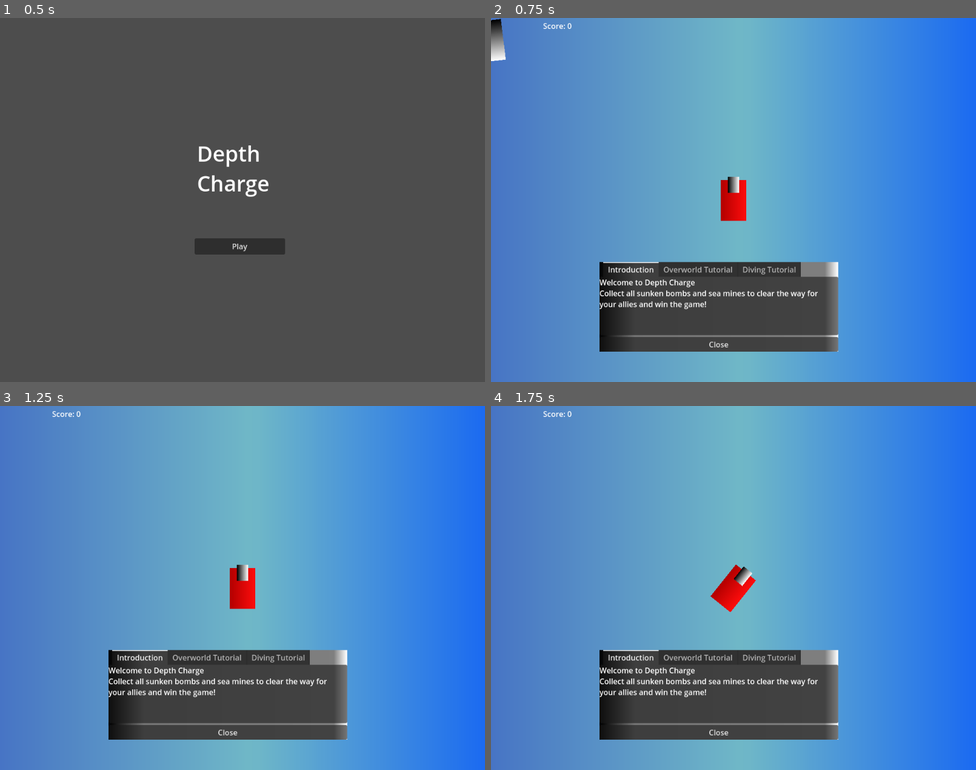
Above: before the commit, frames 1-4 (two rows, left to right).
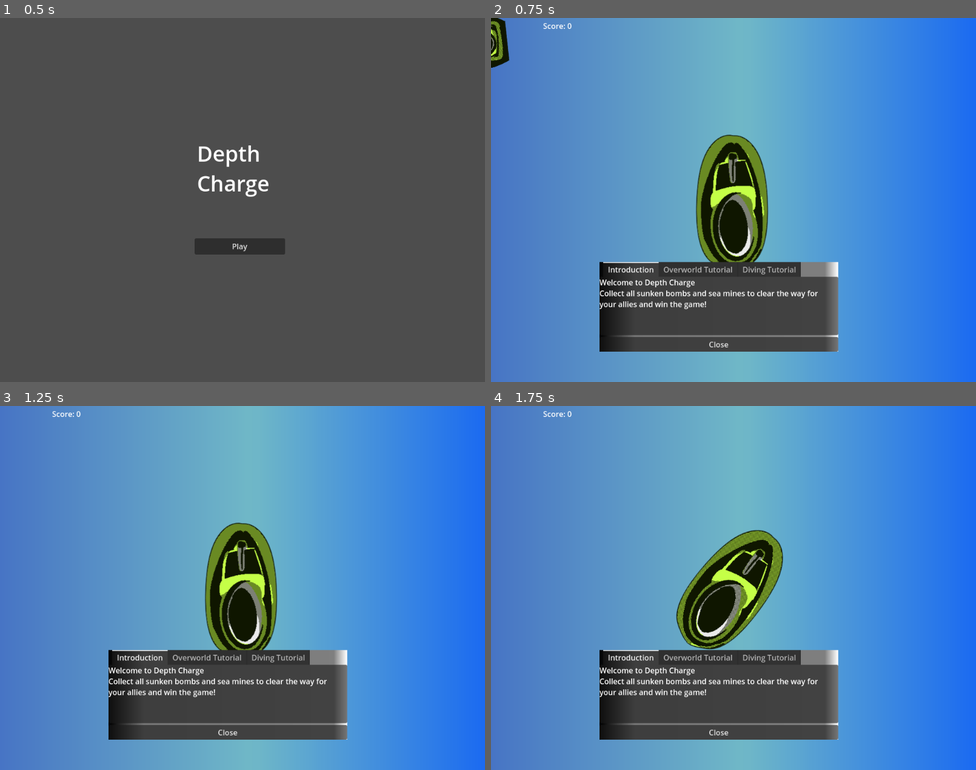
Above: after the commit, the same moments.

Repository: malceore/LD57
Game: Godot game, scene res://scenes/main/main_game.tscn
Same seed, same stepped clock (60 frames per second), same inputs: the game is played once before the commit and once after it.
Inputs:
- Up to frame 1 (0.5 s): no input
- Up to frame 2 (0.75 s): click "Play" at 0.5 s
- Up to frame 3 (1.25 s): no input
- Up to frame 4 (1.75 s): tap Enter at 1.25 s; hold Right (right) from 1.28 s (still down); tap E (dive) at 1.35 s

Frame 1 is identical in both runs. In frame 2, 4.9% of the frame differs, in the area x 0-58%, y 0-68%; in frame 3, 4.5%; in frame 4, 4.6%.

Commit message:
added some final graphics sprites to resources.

Diff:
--- a/scenes/bomb/bomb.tscn
+++ b/scenes/bomb/bomb.tscn
@@ -1,6 +1,7 @@
-[gd_scene load_steps=5 format=3 uid="uid://6810kunj2ydg"]
+[gd_scene load_steps=6 format=3 uid="uid://6810kunj2ydg"]
 
 [ext_resource type="Script" uid="uid://cyua0k844dap5" path="res://scenes/bomb/bomb.gd" id="1_yj6gm"]
+[ext_resource type="Texture2D" uid="uid://caefocwuwamlg" path="res://art/dither_art_ld57.png" id="2_rqjch"]
 
 [sub_resource type="CircleShape2D" id="CircleShape2D_rqjch"]
 radius = 50.1597
@@ -18,6 +19,7 @@
 script = ExtResource("1_yj6gm")
 
 [node name="graphic" type="Polygon2D" parent="."]
+visible = false
 position = Vector2(0, 9)
 color = Color(0.821004, 0.747525, 0.908327, 1)
 polygon = PackedVector2Array(-47, 6, -16, 35, 21, 34, 52, 8, 52, -29, 19, -50, -20, -50, -48, -21)
@@ -51,5 +53,24 @@
 hue_variation_min = -0.53
 hue_variation_max = 0.61
 
+[node name="sprites" type="Node2D" parent="."]
+
+[node name="Sprite2D" type="Sprite2D" parent="sprites"]
+texture = ExtResource("2_rqjch")
+region_enabled = true
+region_rect = Rect2(687.692, 29.2888, 174.361, 198.319)
+
+[node name="Sprite2D2" type="Sprite2D" parent="sprites"]
+visible = false
+texture = ExtResource("2_rqjch")
+region_enabled = true
+region_rect = Rect2(396.203, 162.389, 187.671, 98.494)
+
+[node name="Sprite2D3" type="Sprite2D" parent="sprites"]
+visible = false
+texture = ExtResource("2_rqjch")
+region_enabled = true
+region_rect = Rect2(469.408, 6.66177, 171.699, 138.424)
+
 [connection signal="body_entered" from="." to="." method="_on_body_entered"]
 [connection signal="body_entered" from="Area2D" to="." method="_on_area_2d_body_entered"]
--- a/scenes/enemy_ship/enemy_ship.tscn
+++ b/scenes/enemy_ship/enemy_ship.tscn
@@ -1,4 +1,6 @@
-[gd_scene load_steps=5 format=3 uid="uid://d1ehpky7b03ut"]
+[gd_scene load_steps=6 format=3 uid="uid://d1ehpky7b03ut"]
+
+[ext_resource type="Texture2D" uid="uid://caefocwuwamlg" path="res://art/dither_art_ld57.png" id="1_dmncq"]
 
 [sub_resource type="GDScript" id="GDScript_gi0ku"]
 script/source = "extends CharacterBody2D
@@ -44,6 +46,7 @@
 polygon = PackedVector2Array(-315, 302, 152, 302, -56, -15)
 
 [node name="TextureRect" type="TextureRect" parent="."]
+visible = false
 offset_left = 47.0
 offset_top = 55.0
 offset_right = 133.0
@@ -54,4 +57,12 @@
 position = Vector2(91.4993, 208.5)
 shape = SubResource("RectangleShape2D_dmncq")
 
+[node name="Sprite2D" type="Sprite2D" parent="."]
+position = Vector2(88.9993, 199)
+rotation = 3.14159
+scale = Vector2(0.621604, 0.691958)
+texture = ExtResource("1_dmncq")
+region_enabled = true
+region_rect = Rect2(200.546, 310.13, 185.009, 451.209)
+
 [connection signal="body_entered" from="vision_cone/Area2D" to="." method="_on_area_2d_body_entered"]
--- a/scenes/fish/fish.tscn
+++ b/scenes/fish/fish.tscn
@@ -1,6 +1,7 @@
-[gd_scene load_steps=4 format=3 uid="uid://cyjg3tu6okjbm"]
+[gd_scene load_steps=5 format=3 uid="uid://cyjg3tu6okjbm"]
 
 [ext_resource type="Script" uid="uid://vk4ut26m2syi" path="res://scenes/fish/fish.gd" id="1_r17d5"]
+[ext_resource type="Texture2D" uid="uid://caefocwuwamlg" path="res://art/dither_art_ld57.png" id="2_q28ix"]
 
 [sub_resource type="CapsuleShape2D" id="CapsuleShape2D_r17d5"]
 radius = 27.0441
@@ -14,13 +15,13 @@
 script = ExtResource("1_r17d5")
 
 [node name="Polygon2D" type="Polygon2D" parent="."]
+visible = false
 position = Vector2(-180, -178)
 color = Color(0.526427, 0.739458, 0.751527, 1)
 polygon = PackedVector2Array(263, 183, 241, 155, 154, 165, 110, 141, 94, 147, 120, 165, 96, 183, 130, 179, 197, 199, 251, 200)
 
 [node name="CollisionShape2D" type="CollisionShape2D" parent="."]
 rotation = 1.59776
-scale = Vector2(1, 1)
 shape = SubResource("CapsuleShape2D_r17d5")
 debug_color = Color(0.626579, 0.00247546, 0.865456, 0.42)
 
@@ -32,3 +33,28 @@
 [node name="CollisionShape2D" type="CollisionShape2D" parent="Area2D"]
 position = Vector2(-4, -1.5)
 shape = SubResource("RectangleShape2D_q28ix")
+
+[node name="sprites" type="Node2D" parent="."]
+
+[node name="Sprite2D" type="Sprite2D" parent="sprites"]
+texture = ExtResource("2_q28ix")
+region_enabled = true
+region_rect = Rect2(388.217, 272.862, 255.552, 158.389)
+
+[node name="Sprite2D2" type="Sprite2D" parent="sprites"]
+visible = false
+texture = ExtResource("2_q28ix")
+region_enabled = true
+region_rect = Rect2(434.802, 435.244, 166.375, 114.466)
+
+[node name="Sprite2D3" type="Sprite2D" parent="sprites"]
+visible = false
+texture = ExtResource("2_q28ix")
+region_enabled = true
+region_rect = Rect2(675.713, 275.524, 311.454, 106.48)
+
+[node name="Sprite2D4" type="Sprite2D" parent="sprites"]
+visible = false
+texture = ExtResource("2_q28ix")
+region_enabled = true
+region_rect = Rect2(718.305, 382.004, 242.242, 187.671)
--- a/scenes/hook/hook.tscn
+++ b/scenes/hook/hook.tscn
@@ -1,6 +1,22 @@
-[gd_scene load_steps=7 format=3 uid="uid://dlmaqgfrr00m4"]
+[gd_scene load_steps=8 format=3 uid="uid://dlmaqgfrr00m4"]
 
 [ext_resource type="Script" uid="uid://caww0cfwbffrr" path="res://scenes/hook/hook.gd" id="1_x1wii"]
+[ext_resource type="Texture2D" uid="uid://caefocwuwamlg" path="res://art/dither_art_ld57.png" id="2_75di5"]
+
+[sub_resource type="Animation" id="Animation_kbm4x"]
+length = 0.001
+tracks/0/type = "value"
+tracks/0/imported = false
+tracks/0/enabled = true
+tracks/0/path = NodePath("hook/graphic:position")
+tracks/0/interp = 1
+tracks/0/loop_wrap = true
+tracks/0/keys = {
+"times": PackedFloat32Array(0),
+"transitions": PackedFloat32Array(1),
+"update": 0,
+"values": [Vector2(0, 0)]
+}
 
 [sub_resource type="Animation" id="Animation_x1wii"]
 resource_name = "default"
@@ -32,21 +48,6 @@
 "values": [Vector2(0, 0), Vector2(2, 8), Vector2(-18, 0), Vector2(0, 0)]
 }
 
-[sub_resource type="Animation" id="Animation_kbm4x"]
-length = 0.001
-tracks/0/type = "value"
-tracks/0/imported = false
-tracks/0/enabled = true
-tracks/0/path = NodePath("hook/graphic:position")
-tracks/0/interp = 1
-tracks/0/loop_wrap = true
-tracks/0/keys = {
-"times": PackedFloat32Array(0),
-"transitions": PackedFloat32Array(1),
-"update": 0,
-"values": [Vector2(0, 0)]
-}
-
 [sub_resource type="AnimationLibrary" id="AnimationLibrary_v52l5"]
 _data = {
 &"RESET": SubResource("Animation_kbm4x"),
@@ -73,7 +74,15 @@
 [node name="hook" type="CharacterBody2D" parent="."]
 collision_layer = 3
 
+[node name="Sprite2D" type="Sprite2D" parent="hook"]
+position = Vector2(1, -20)
+scale = Vector2(0.879739, 0.77271)
+texture = ExtResource("2_75di5")
+region_enabled = true
+region_rect = Rect2(32.8395, 15.9788, 79.86, 179.685)
+
 [node name="graphic" type="Polygon2D" parent="hook"]
+visible = false
 color = Color(0.455413, 0.296797, 0.493037, 1)
 polygon = PackedVector2Array(-9, -70, -8, -44, -40, -3, -40, 28, -2, 50, 45, 29, 38, -8, 19, 25, -15, 23, -16, -6, 9, -34, 10, -76)
 
--- a/scenes/ship_return/ship_return.tscn
+++ b/scenes/ship_return/ship_return.tscn
@@ -1,7 +1,8 @@
-[gd_scene load_steps=4 format=3 uid="uid://ck6d856w06301"]
+[gd_scene load_steps=5 format=3 uid="uid://ck6d856w06301"]
 
 [ext_resource type="Script" uid="uid://dr8jv60nto0ty" path="res://scenes/ship_return/ship_return.gd" id="1_dikw6"]
 [ext_resource type="PackedScene" uid="uid://dqeweh216gmlj" path="res://scenes/float_text/float_text.tscn" id="2_e7i2m"]
+[ext_resource type="Texture2D" uid="uid://caefocwuwamlg" path="res://art/dither_art_ld57.png" id="3_e7i2m"]
 
 [sub_resource type="RectangleShape2D" id="RectangleShape2D_iy2vq"]
 size = Vector2(267, 162)
@@ -13,14 +14,20 @@
 position = Vector2(-1, -1)
 shape = SubResource("RectangleShape2D_iy2vq")
 
+[node name="Sprite2D" type="Sprite2D" parent="."]
+position = Vector2(0, -110)
+texture = ExtResource("3_e7i2m")
+region_enabled = true
+region_rect = Rect2(406.851, 553.703, 529.738, 194.326)
+
 [node name="float_text" parent="." instance=ExtResource("2_e7i2m")]
 position = Vector2(61, -82)
 
 [node name="SetSailButton" type="Button" parent="."]
 offset_left = -71.0
-offset_top = -190.0
+offset_top = -258.0
 offset_right = 71.0
-offset_bottom = -146.0
+offset_bottom = -214.0
 text = "Set Sail..."
 
 [connection signal="body_entered" from="." to="." method="_on_body_entered"]
--- a/scenes/stealth_game/dive_spot/dive_spot.tscn
+++ b/scenes/stealth_game/dive_spot/dive_spot.tscn
@@ -1,15 +1,10 @@
-[gd_scene load_steps=5 format=3 uid="uid://cwmb2opl1itpl"]
+[gd_scene load_steps=4 format=3 uid="uid://cwmb2opl1itpl"]
 
 [ext_resource type="Script" uid="uid://bnpbriyc44r2k" path="res://scenes/stealth_game/dive_spot/dive_spot.gd" id="1_3lwl4"]
+[ext_resource type="Texture2D" uid="uid://caefocwuwamlg" path="res://art/dither_art_ld57.png" id="2_fskq7"]
 
 [sub_resource type="CircleShape2D" id="CircleShape2D_ipj4b"]
 radius = 30.0
-
-[sub_resource type="Gradient" id="Gradient_ipj4b"]
-colors = PackedColorArray(0, 0, 0, 1, 0, 0, 1, 1)
-
-[sub_resource type="GradientTexture1D" id="GradientTexture1D_3lwl4"]
-gradient = SubResource("Gradient_ipj4b")
 
 [node name="dive_spot" type="Area2D"]
 script = ExtResource("1_3lwl4")
@@ -20,8 +15,9 @@
 [node name="Sprite2D" type="Sprite2D" parent="."]
 visible = false
 position = Vector2(0, 1.96695e-06)
-scale = Vector2(0.21875, 56)
-texture = SubResource("GradientTexture1D_3lwl4")
+texture = ExtResource("2_fskq7")
+region_enabled = true
+region_rect = Rect2(136.658, 39.9368, 139.755, 137.093)
 
 [node name="Timer" type="Timer" parent="."]
 one_shot = true
--- a/scenes/stealth_game/ship/ship.tscn
+++ b/scenes/stealth_game/ship/ship.tscn
@@ -1,12 +1,7 @@
-[gd_scene load_steps=8 format=3 uid="uid://w576aewouem5"]
+[gd_scene load_steps=7 format=3 uid="uid://w576aewouem5"]
 
 [ext_resource type="Script" uid="uid://dnb62oawbfrqq" path="res://scenes/stealth_game/ship.gd" id="1_1psft"]
-
-[sub_resource type="Gradient" id="Gradient_sqlxv"]
-colors = PackedColorArray(0.701961, 0, 0, 1, 1, 0.0509804, 0.0509804, 1)
-
-[sub_resource type="GradientTexture1D" id="GradientTexture1D_ygplh"]
-gradient = SubResource("Gradient_sqlxv")
+[ext_resource type="Texture2D" uid="uid://caefocwuwamlg" path="res://art/dither_art_ld57.png" id="2_m10ec"]
 
 [sub_resource type="Gradient" id="Gradient_ygplh"]
 
@@ -22,11 +17,12 @@
 script = ExtResource("1_1psft")
 
 [node name="Sprite2D" type="Sprite2D" parent="."]
-position = Vector2(0, 1)
-scale = Vector2(0.210937, 85.9999)
-texture = SubResource("GradientTexture1D_ygplh")
+texture = ExtResource("2_m10ec")
+region_enabled = true
+region_rect = Rect2(-0.396145, 313.339, 181.818, 310.744)
 
 [node name="Sprite2D" type="Sprite2D" parent="Sprite2D"]
+visible = false
 position = Vector2(0, -0.383721)
 scale = Vector2(0.431111, 0.395351)
 texture = SubResource("GradientTexture1D_23whf")
Binary file added: art/dither_art_ld57.png
Not shown, added: art/dither_art_ld57.png.import
Not shown, added: art/dither_art_ld57.png~
